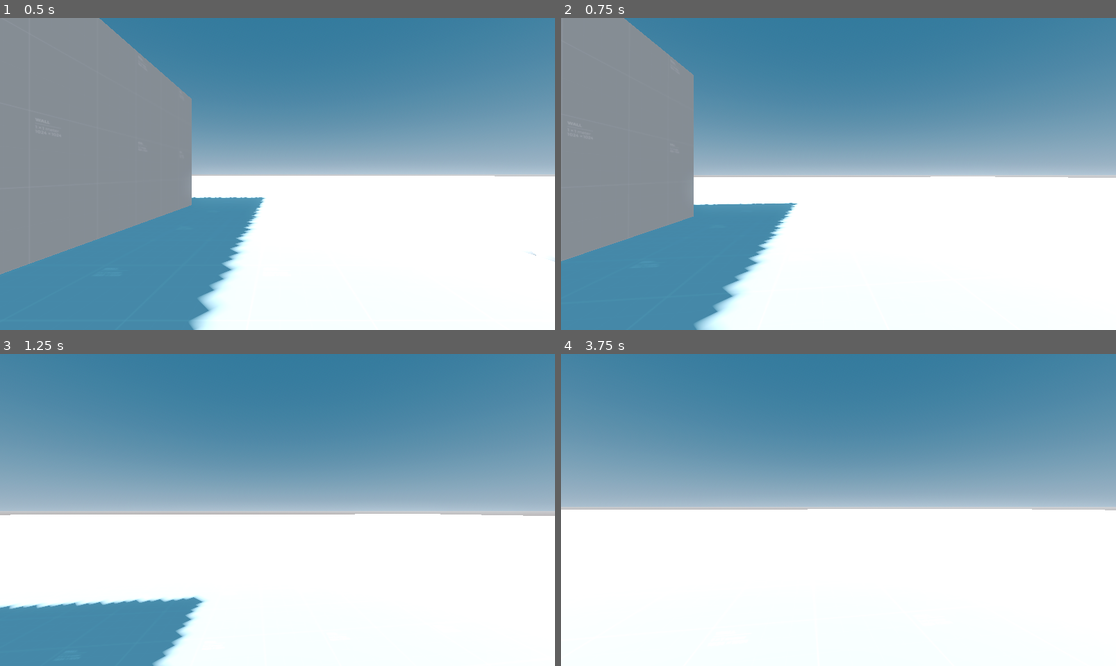
Above: before the commit, frames 1-4 (two rows, left to right).
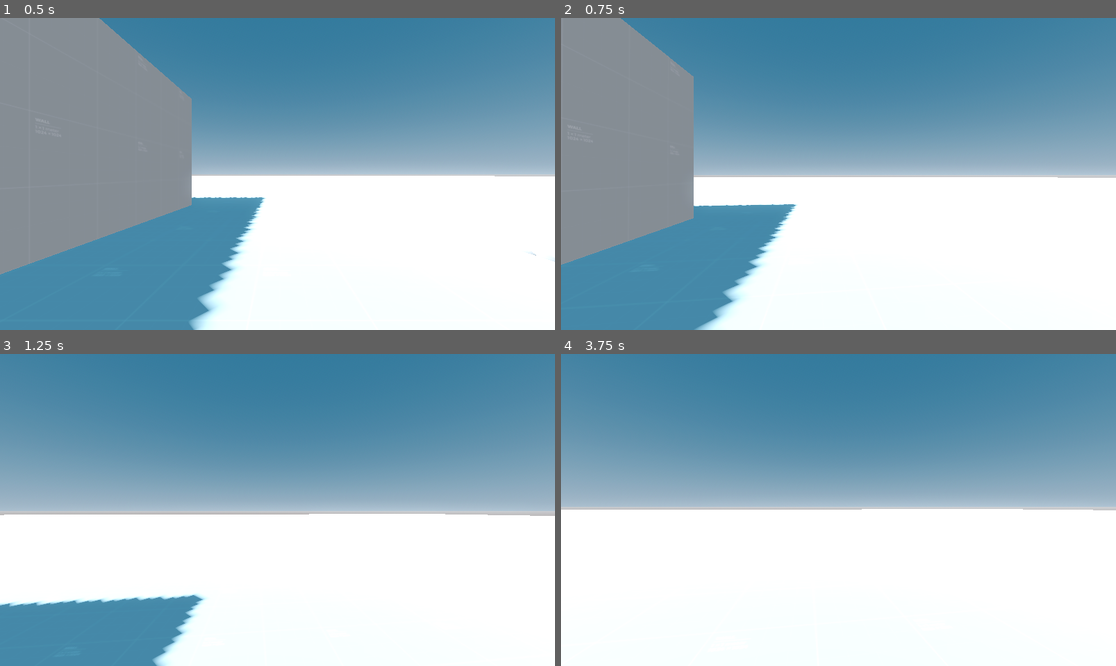
Above: after the commit, the same moments.

Repository: FlexTechDev/Tacticool
Game: Godot game, scene res://scene/testing/mechanics_playground.tscn
Two runs of this game, one before a commit and one after it. Both use one fixed random seed, a clock stepped at 60 frames per second and the inputs below.
Inputs (mouse positions are in pixels of both pictures, inside the frame that each line leads up to):
- Up to frame 1 (0.5 s): no input
- Up to frame 2 (0.75 s): tap Enter at 0.5 s; move the mouse to (866, 174) at 0.52 s; hold W (up) from 0.53 s (still down); hold Shift (sprint) from 0.53 s (still down)
- Up to frame 3 (1.25 s): keep holding W (up); keep holding Shift (sprint); tap Space (jump) at 0.77 s
- Up to frame 4 (3.75 s): keep holding W (up); move the mouse to (810, 510) at 1.27 s; release Shift (sprint) at 1.28 s; tap Shift (sprint) at 1.35, 2.85 s; tap Space (jump) at 1.52, 2, 3.02, 3.5 s; move the mouse to (849, 503) at 2.02 s; hold Shift (sprint) 2.03-2.78 s; tap Enter at 2.75 s; move the mouse to (832, 516) at 2.77 s; move the mouse to (877, 513) at 3.52 s; hold Shift (sprint) from 3.53 s (still down)

Frame 1 is identical in both runs. In frame 2, 1.1% of the frame differs, in the area x 0-92%, y 0-100%; in frame 3, 0.8%; in frame 4, less than 0.1%.

Commit message:
initial project work

Diff:
--- a/assets/environment/default_environment.tres
+++ b/assets/environment/default_environment.tres
@@ -18,4 +18,5 @@
 tonemap_mode = 1
 sdfgi_enabled = true
 sdfgi_use_occlusion = true
+sdfgi_y_scale = 2
 glow_enabled = true
--- /dev/null
+++ b/assets/profiles/camera/player_camera_motion_profile.tres
@@ -0,0 +1,10 @@
+[gd_resource type="Resource" script_class="CameraMotionProfile" load_steps=2 format=3 uid="uid://dro846moqw5p6"]
+
+[ext_resource type="Script" path="res://scripts/player/camera/camera_motion_profile.gd" id="1_7ka24"]
+
+[resource]
+script = ExtResource("1_7ka24")
+lean = 3.0
+lean_speed = 10.0
+bob_magnitude = 0.04
+bob_pace = 19.0
--- a/scene/player/player.tscn
+++ b/scene/player/player.tscn
@@ -1,6 +1,7 @@
-[gd_scene load_steps=6 format=3 uid="uid://wl6xyisrqvyq"]
+[gd_scene load_steps=7 format=3 uid="uid://wl6xyisrqvyq"]
 
 [ext_resource type="Script" path="res://scripts/player/movement/player_controller.gd" id="1_pp57v"]
+[ext_resource type="Resource" uid="uid://dro846moqw5p6" path="res://assets/profiles/camera/player_camera_motion_profile.tres" id="2_jc2um"]
 [ext_resource type="Resource" uid="uid://cjbovx78ng5dr" path="res://assets/profiles/player/default_player_movement_profile.tres" id="2_r8iwl"]
 
 [sub_resource type="CapsuleShape3D" id="CapsuleShape3D_02qbt"]
@@ -12,10 +13,12 @@
 
 [node name="PlayerRoot" type="Node3D"]
 
-[node name="CharacterBody3D" type="CharacterBody3D" parent="." node_paths=PackedStringArray("camera")]
+[node name="CharacterBody3D" type="CharacterBody3D" parent="." node_paths=PackedStringArray("camera", "camera_node")]
 script = ExtResource("1_pp57v")
+camera_bob = ExtResource("2_jc2um")
+camera = NodePath("CameraBase/Camera3D")
 movement_settings = ExtResource("2_r8iwl")
-camera = NodePath("Camera3D")
+camera_node = NodePath("CameraBase")
 
 [node name="CollisionShape3D" type="CollisionShape3D" parent="CharacterBody3D"]
 transform = Transform3D(0.4, 0, 0, 0, 0.4, 0, 0, 0, 0.4, 0, 0.427006, 0)
@@ -26,5 +29,7 @@
 mesh = SubResource("CapsuleMesh_y2tav")
 surface_material_override/0 = SubResource("StandardMaterial3D_k2xh2")
 
-[node name="Camera3D" type="Camera3D" parent="CharacterBody3D"]
+[node name="CameraBase" type="Node3D" parent="CharacterBody3D"]
 transform = Transform3D(1, 0, 0, 0, 1, 0, 0, 0, 1, 0, 0.621533, -0.199909)
+
+[node name="Camera3D" type="Camera3D" parent="CharacterBody3D/CameraBase"]
--- a/scene/testing/mechanics_playground.tscn
+++ b/scene/testing/mechanics_playground.tscn
@@ -22,7 +22,7 @@
 transform = Transform3D(4.5, 0, 0, 0, 1, 0, 0, 0, 0.5, 1, 0, 7)
 
 [node name="Cube5" parent="." instance=ExtResource("1_xxcgb")]
-transform = Transform3D(0.5, 0, 0, 0, 1.5, 0, 0, 0, 3.6, 0, 0, 0)
+transform = Transform3D(0.5, 0, 0, 0, 1.5, 0, 0, 0, 3.50357, 0, 0, 0)
 
 [node name="Cube6" parent="." instance=ExtResource("1_xxcgb")]
 transform = Transform3D(0.5, 0, 0, 0, 1.5, 0, 0, 0, 4.5, -5, 0, 0)
--- /dev/null
+++ b/scripts/player/camera/camera_motion_profile.gd
@@ -0,0 +1,13 @@
+extends Resource
+
+class_name CameraMotionProfile
+
+@export var lean: float = 3;
+@export var lean_speed: float = 10;
+@export var bob_magnitude: float = 0.04;
+@export var bob_pace: float = 19;
+
+func process_motion(camera: Camera3D, vector: Vector2, moving_time: float) -> float:
+	var corrected_rotation: float = Vector2(lean * vector.x, 0).rotated(camera.rotation.y).x;
+	camera.position.y = sin(moving_time * bob_pace * vector.y) * bob_magnitude;
+	return corrected_rotation;
--- a/scripts/player/movement/character_controller.gd
+++ b/scripts/player/movement/character_controller.gd
@@ -3,7 +3,7 @@
 class_name CharacterController
 
 @export var movement_settings: MovementProfile;
-@export var camera: Camera3D;
+@export var camera_node: Node3D;
 
 func _physics_process(delta: float) -> void:
 	if(!is_on_floor()):
@@ -30,14 +30,14 @@
 func look_angle(angle_vector: Vector2) -> void:
 	rotate_angle(angle_vector.x);
 
-	if(camera != null):
-		camera.rotation.x += deg_to_rad(angle_vector.y);
+	if(camera_node != null):
+		camera_node.rotation.x += deg_to_rad(angle_vector.y);
 
 func look_to_angle(angle_vector: Vector2) -> void:
 	rotate_to_angle(angle_vector.x);
 
-	if(camera != null):
-		camera.rotation.x = deg_to_rad(angle_vector.y);
+	if(camera_node != null):
+		camera_node.rotation.x = deg_to_rad(angle_vector.y);
 
 func look_to_vector(vector: Vector3) -> void:
 	#in the future, this will allow the unit to look in the direction of a vector
--- a/scripts/player/movement/player_controller.gd
+++ b/scripts/player/movement/player_controller.gd
@@ -1,6 +1,10 @@
 extends CharacterController
 
 @export var look_multiplier = 0.1;
+@export var camera_bob: CameraMotionProfile;
+@export var camera: Camera3D;
+
+var time: float = 0;
 
 func _ready() -> void:
 	Input.mouse_mode = Input.MOUSE_MODE_CAPTURED;
@@ -24,4 +28,11 @@
 
 	move(input_vector.rotated(-rotation.y), Input.is_action_pressed("sprint"));
 
+	if(Input.is_action_pressed("sprint")):
+		time += delta;
+	else:
+		time = 0;
+
+	camera.rotation_degrees.z = lerp(camera.rotation_degrees.z, -camera_bob.process_motion(camera, input_vector, time), delta * camera_bob.lean_speed);
+
 	move_and_slide();
